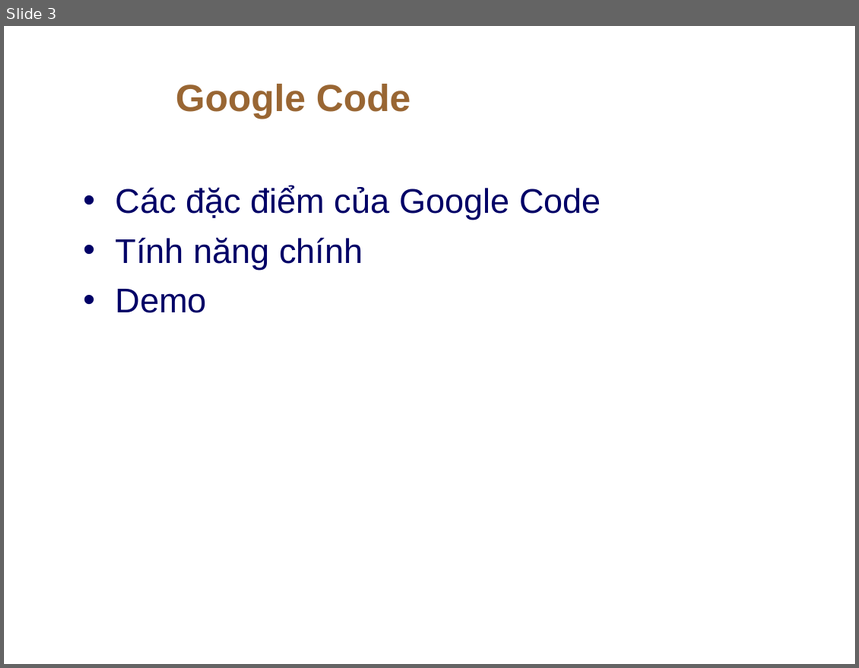
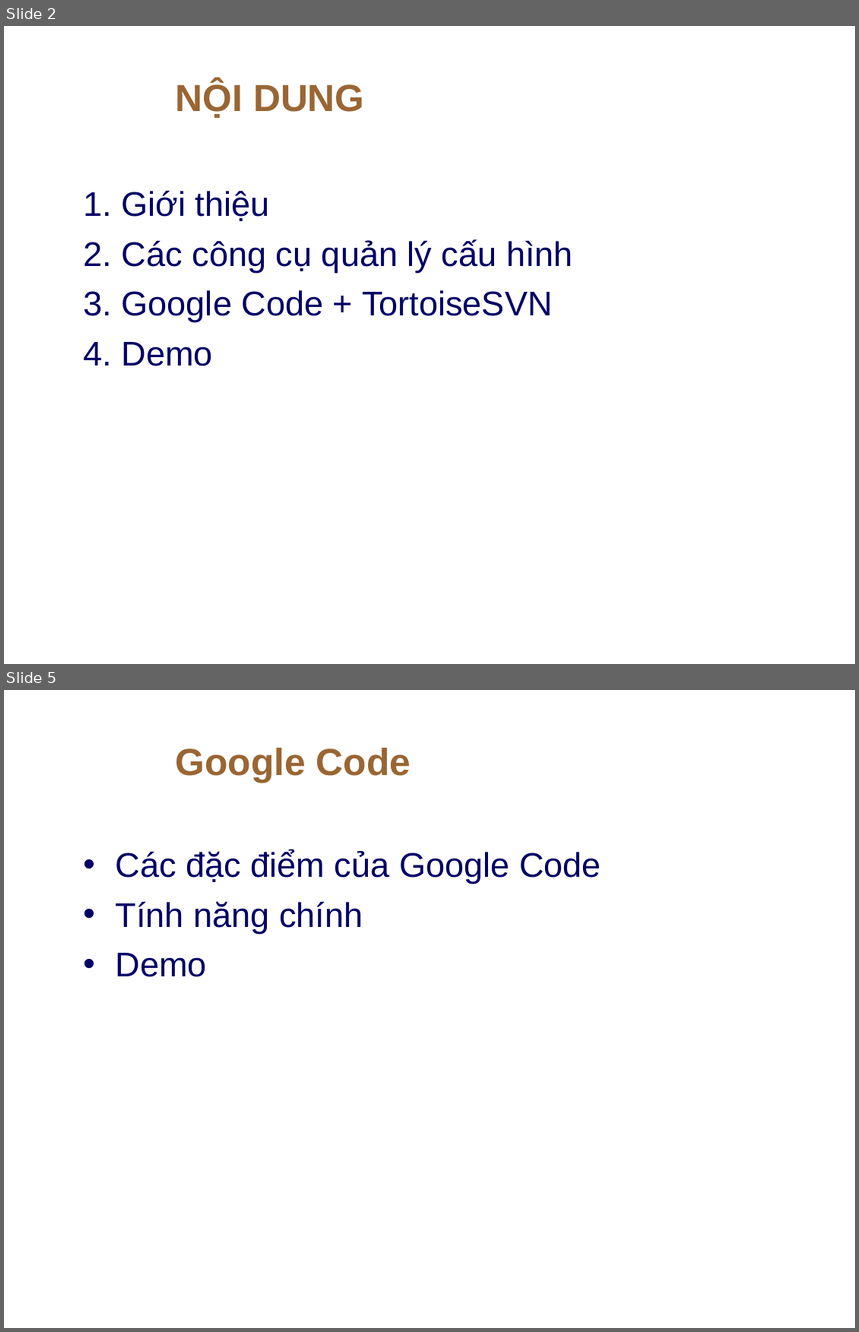
Before and after one commit to thanhphi0127/manager-configuration, a slide deck: doc/baitapso1/NHOM5_BAOCAO_BT1.ppt. Shown one above the other, each under a label of ours: slide 3 before the commit, slides 2 and 5 after it; the slides between them are not shown. The pictures are 859x668 and 859x1332 pixels, drawn with LibreOffice and Linux fonts; fonts in the diff are those of the drawing; background and template pictures are left out. Boxes give left, top, right and bottom in pixels: in the first picture for what was removed or moved away, otherwise in the second. Text is boxed around its words. In the diff, an @@ line names an element or a change of style, - is before the commit and + after.

```diff
--- a/doc/baitapso1/NHOM5_BAOCAO_BT1.ppt
+++ b/doc/baitapso1/NHOM5_BAOCAO_BT1.ppt
@@ slide 2 added at box(4, 26, 855, 664), background picture (left out) @@
@@ title added at box(176, 81, 365, 118), 32 pt, text #996633, bold @@
+NỘI DUNG
@@ text added at box(84, 190, 573, 366), 29 pt, text #000066 @@
+1. Giới thiệu
+2. Các công cụ quản lý cấu hình
+3. Google Code + TortoiseSVN
+4. Demo
@@ what was slide 3 is now slide 5 @@
```
Also in this commit, not shown: 1 slide changed, 3 other slides added, 2 slides removed.
